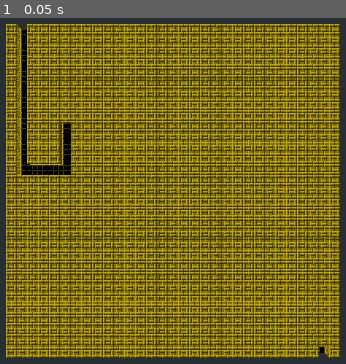
Above: before the commit, frame 1.
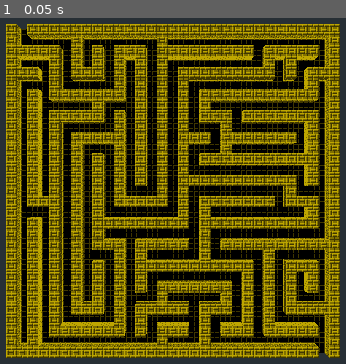
Above: after the commit, the same moment.

Repository: Drachenbauer/Labyrinth
Game: Godot game, scene res://Scenes/Main.tscn
Two runs of this game, one before a commit and one after it. Both use one fixed random seed, a clock stepped at 60 frames per second and the inputs below.
Inputs:
- Up to frame 1 (0.05 s): no input

The runs differ from the first frame. In frame 1, 36% of the frame differs, in the area x 4-96%, y 4-96%.

Commit message:
Update Main.tscn

Diff:
--- a/Scenes/Main.tscn
+++ b/Scenes/Main.tscn
@@ -9,15 +9,15 @@
 
 # Declare member variables here:
 var grid_array = []
-var create_pos = Vector3(1, 0, 1)
+var create_pos = Vector3(2, 1, 2)
 var create_dir = 1
 var path_memory = []
 
 onready var gridmap = $GridMap
 
-const SIZE_X = 31
-const SIZE_Z = 31
-const START_POS = Vector3(1, 0, -1)
+const SIZE_X = 33
+const SIZE_Z = 33
+const START_POS = Vector3(2, 1, 0)
 const DIRS = [Vector3(1, 0, 0), Vector3(0, 0, 1), Vector3(-1, 0, 0), Vector3(0, 0, -1)]
 
 # Called when the node enters the scene tree for the first time.
@@ -35,7 +35,9 @@
 	for z in range(SIZE_Z):
 		grid_array.append([])
 		for x in range(SIZE_X):
-			if (x == 1 && z == 0) || (x == SIZE_X - 2 && z == SIZE_Z - 1):
+			if x == 0 || z == 0 || x == SIZE_X - 1 || z == SIZE_Z - 1:
+				grid_array[z].append(0)
+			elif (x == 2 && z == 1) || (x == SIZE_X - 3 && z == SIZE_Z - 2):
 				grid_array[z].append(0)
 			else:
 				grid_array[z].append(1)
@@ -44,15 +46,14 @@
 func generate_random_map_in_array():
 	grid_array[create_pos.z][create_pos.x] = 0
 
-	#while ! create_pos == START_POS:
-	for _x in range(10):
+	while ! create_pos == START_POS:
 		choose_randon_drawing_direction()
 		try_draw_path()
 
 
 func choose_randon_drawing_direction():
 	randomize()
-	var rand = randi() % 6
+	var rand = randi() % 3
 
 	if rand == 0:
 		randomize()
@@ -73,9 +74,8 @@
 
 func try_draw_path():
 	for i in range(4):
-		print(i)
 		var test_pos = create_pos + DIRS[create_dir] * 2
-		#print(test_pos)
+
 		if grid_array[test_pos.z][test_pos.x] == 1:
 			path_memory.append(create_pos)
 			for _j in range(2):
@@ -88,15 +88,15 @@
 			if create_dir > 3:
 				create_dir = 0
 		if i == 3:
-			if create_pos == Vector3(1, 0, 1):
+			if create_pos == Vector3(2, 1, 2):
 				create_pos = START_POS
 			else:
 				backtrack_path()
 
 
 func backtrack_path():
-	create_pos = path_memory[path_memory.size()]
-	path_memory.remove(path_memory.size())
+	create_pos = path_memory[path_memory.size() - 1]
+	path_memory.remove(path_memory.size() - 1)
 	try_draw_path()
 
 
@@ -120,10 +120,10 @@
 script = SubResource( 3 )
 
 [node name="Camera" type="Camera" parent="."]
-transform = Transform( 1, 0, 0, 0, -4.37114e-08, 1, 0, -1, -4.37114e-08, 15.5, 32, 15.5 )
+transform = Transform( 1, 0, 0, 0, -4.37114e-08, 1, 0, -1, -4.37114e-08, 16.5, 32, 16.5 )
 
 [node name="MeshInstance" type="MeshInstance" parent="."]
-transform = Transform( 1, 0, 0, 0, 1, 0, 0, 0, 1, 15.5, 0, 15.5 )
+transform = Transform( 1, 0, 0, 0, 1, 0, 0, 0, 1, 16.5, 0, 16.5 )
 mesh = SubResource( 1 )
 skeleton = NodePath("../Camera")
 material/0 = null
